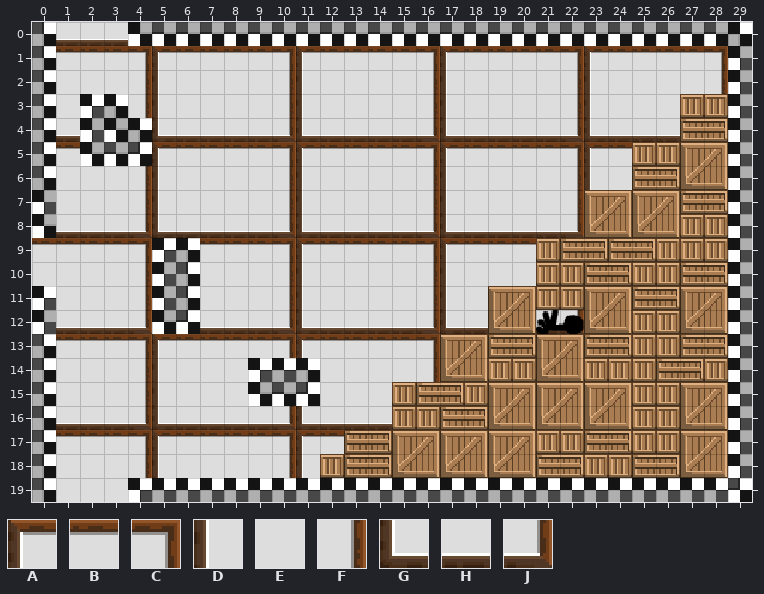
An edit to a level. Tiled map, Assets/maps/HubRooms/2 - Lower Class Rooms/B5 room.tmx. Above: the version before the commit.
Cells are 16x16 px. Shown: x 0..29, y 0..19.
Key: from "Timberframe Wallstileset": A 0, B 1, C 2, D 5, E 6, F 7, G 10, H 11, J 12.
_ is an empty cell, # one hidden under a higher layer.
Layers that did not change in this view are not listed.
Layer "bkg_close" before, first column x 0:
 0 #HHH##########################
 1 #BBBCABBBBCABBBBCABBBBCABBBBC#
 2 #EEEFDEEEEFDEEEEFDEEEEFDEEEEF#
 3 #E##FDEEEEFDEEEEFDEEEEFDEEE###
 4 #H###GHHHHJGHHHHJGHHHHJGHHH###
 5 #B###ABBBBCABBBBCABBBBCAB#####
 6 #EEEFDEEEEFDEEEEFDEEEEFDE#####
 7 #EEEFDEEEEFDEEEEFDEEEEF#######
 8 #HHHJGHHHHJGHHHHJGHHHHJ#######
 9 BBBBC##BBBCABBBBCABBB#########
10 EEEEF##EEEFDEEEEFDEEE#########
11 #EEEF##EEEFDEEEEFDE###########
12 #HHHJ##HHHJGHHHHJGH##HJ#######
13 #BBBCABBBBCABBBBC#############
14 #EEEFDEEE###EEEEF#############
15 #EEEFDEEE###EEE###############
16 #HHHJGHHHHJGHHH###############
17 #BBBCABBBBCAB#################
18 #EEEFDEEEEFD##################
19 #EEE##########################
And afterwards:
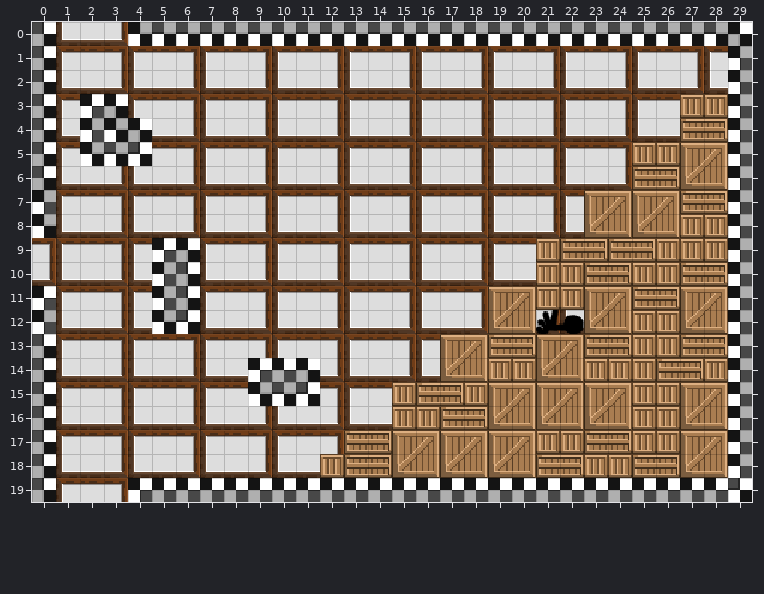
Change:
Changed rows in their new state; . is an unchanged cell.
Layer "bkg_close":
first column x 0:
 0 .G.J.........................
 1 .A.CABCA.CABCA.CABCA.CABCA.CA
 2 .GHJGHJGHJGHJGHJGHJGHJGHJGHJG
 3 .A..ABCABCABCABCABCABCABCAB..
 4 .G...HJG.JGHJG.JGHJG.JGHJG...
 5 .A...BCA.CABCA.CABCA.CABC....
 6 .GHJGHJGHJGHJGHJGHJGHJGHJ....
 7 .ABCABCABCABCABCABCABCA......
 8 .G.JGHJG.JGHJG.JGHJG.JG......
 9 CA.CA..A.CABCA.CABCA.........
10 JGHJG..GHJGHJGHJGHJGH........
11 .ABCA..ABCABCABCABC..........
12 .G.JG..G.JGHJG.JGHJ..JG......
13 .A.CABCA.CABCA.CA............
14 .GHJGHJGH...JGHJG............
15 .ABCABCAB...CAB..............
16 .G.JGHJG.JGHJG...............
17 .A.CABCA.CABC................
18 .GHJGHJGHJGH.................
19 .ABC.........................
Pixel boxes of the changes (left, top, right, bottom) in both pictures:
changed: (32, 22, 728, 502)
